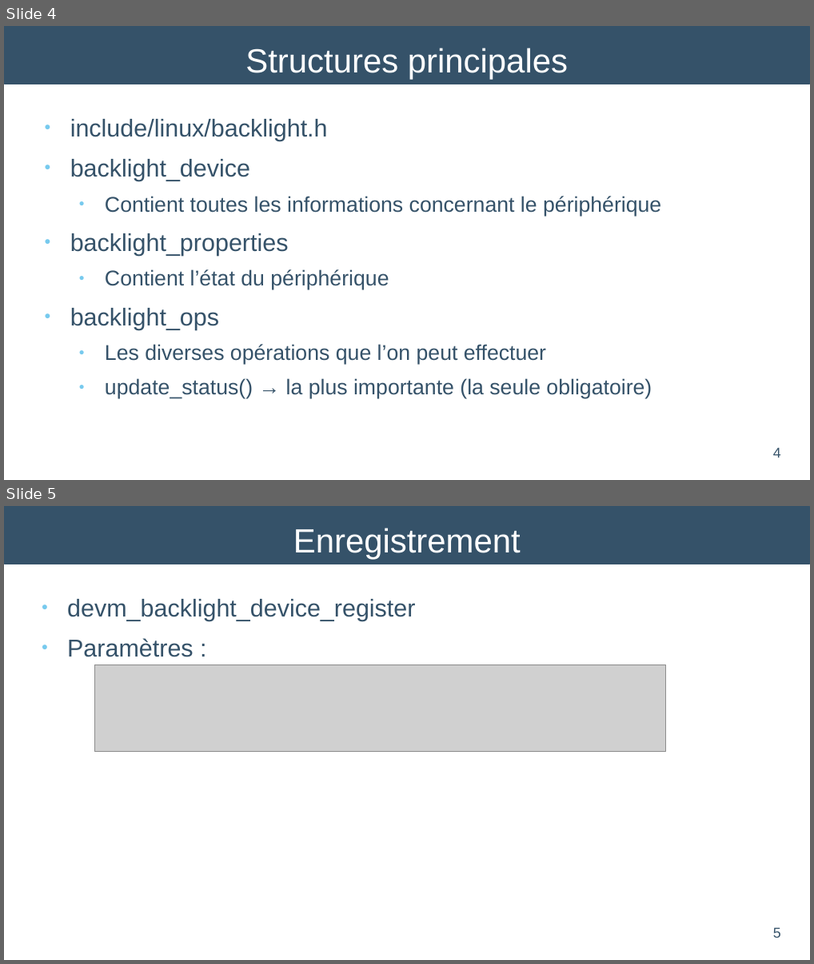
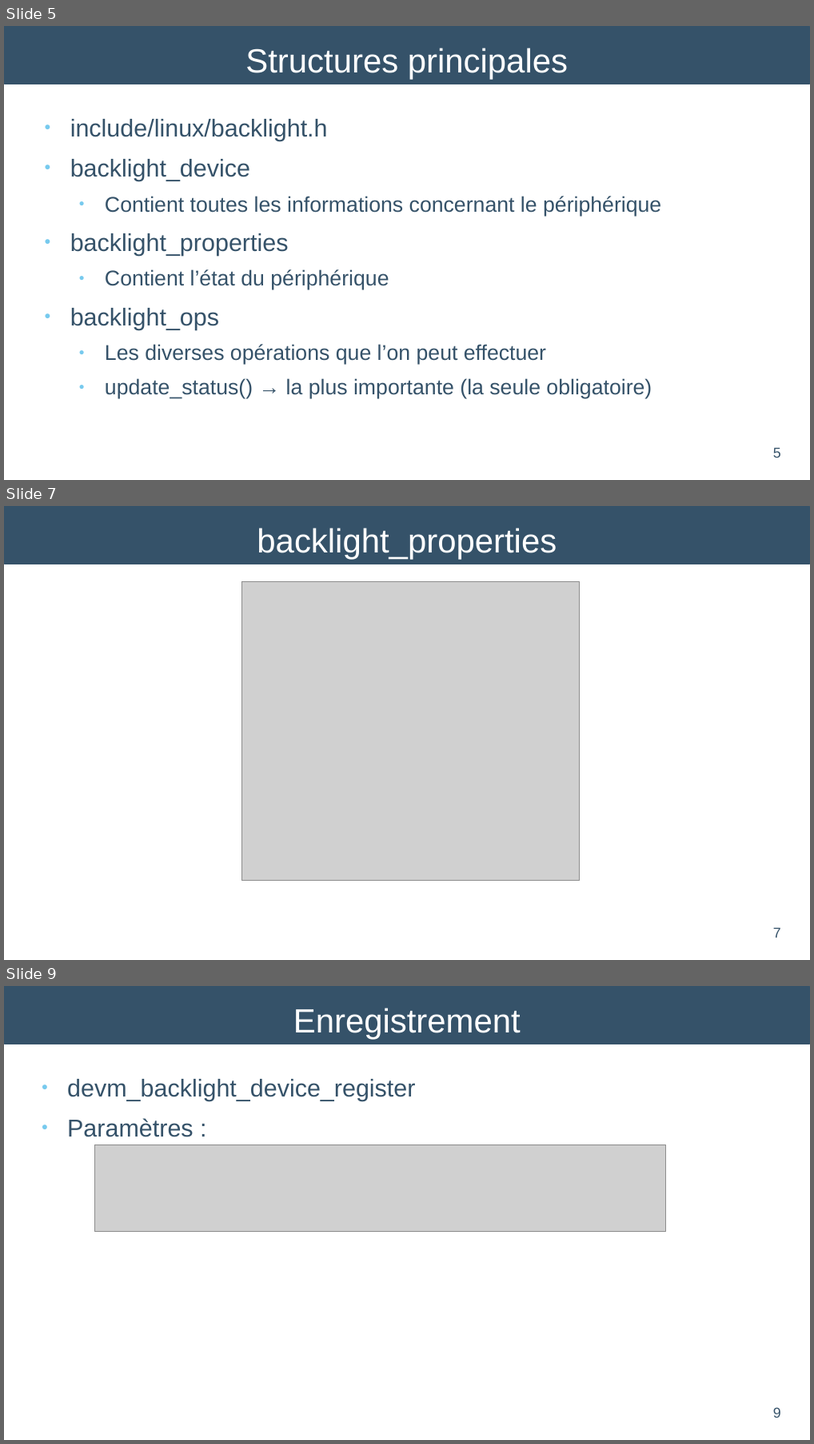
Before and after one commit to HEIG-AndreCosta/drv, a slide deck: material/te2/te2_andre_costa.odp. Shown one above the other, each under a label of ours: slides 4 and 5 before the commit, slides 5, 7 and 9 after it; the slides between them are not shown. The pictures are 814x964 and 814x1444 pixels, drawn with LibreOffice and Linux fonts; fonts in the diff are those of the drawing; grey boxes stand for pictures. Boxes give left, top, right and bottom in pixels: in the first picture for what was removed or moved away, otherwise in the second. Text is boxed around its words. In the diff, an @@ line names an element or a change of style, - is before the commit and + after.

```diff
--- a/material/te2/te2_andre_costa.odp
+++ b/material/te2/te2_andre_costa.odp
@@ slide 7 added at (x1=4, y1=506, x2=810, y2=960), background #FFFFFF; not listed: 1 template element that a slide beside it also shows @@
@@ title added at (x1=257, y1=528, x2=557, y2=560), 33 pt, text #FFFFFF @@
+backlight_properties
@@ picture added at (x1=242, y1=582, x2=580, y2=880) @@
@@ page number added at (x1=774, y1=927, x2=782, y2=937), 14 pt, text #355269 @@
+7
@@ what was slide 4 is now slide 5 @@
@@ page number at (x1=774, y1=447, x2=782, y2=457): text changed @@
-4
+5
@@ what was slide 5 is now slide 9 @@
@@ page number at (x1=774, y1=1407, x2=782, y2=1417): text changed @@
-5
+9
```
Also in this commit, not shown: 3 other slides added, 1 other file.
